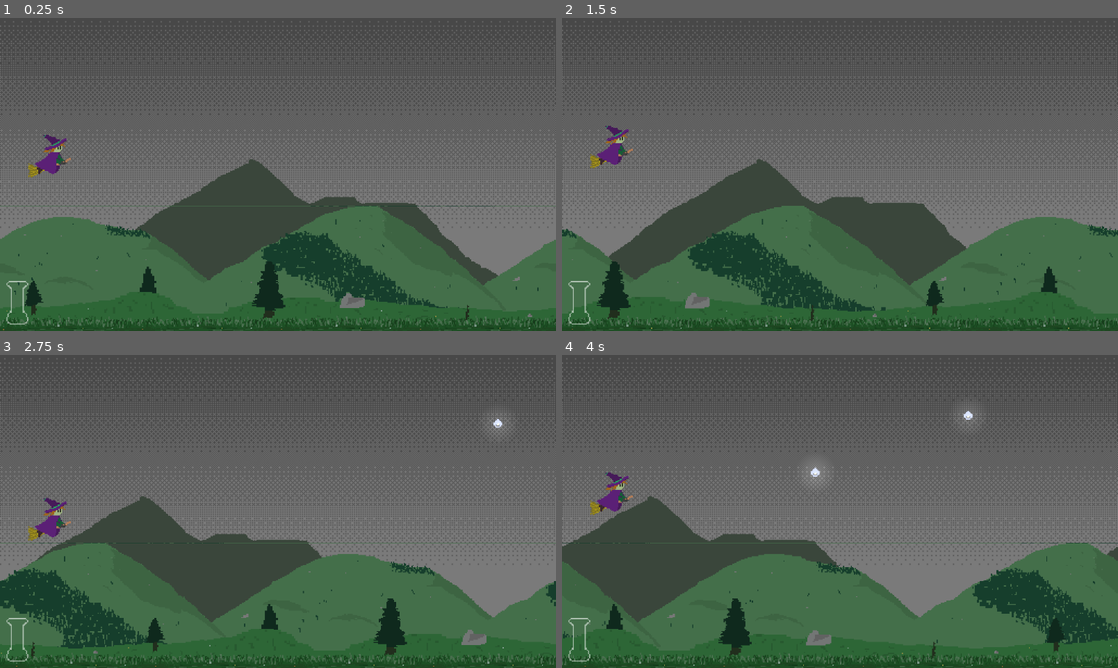
Above: before the commit, frames 1-4 (two rows, left to right).
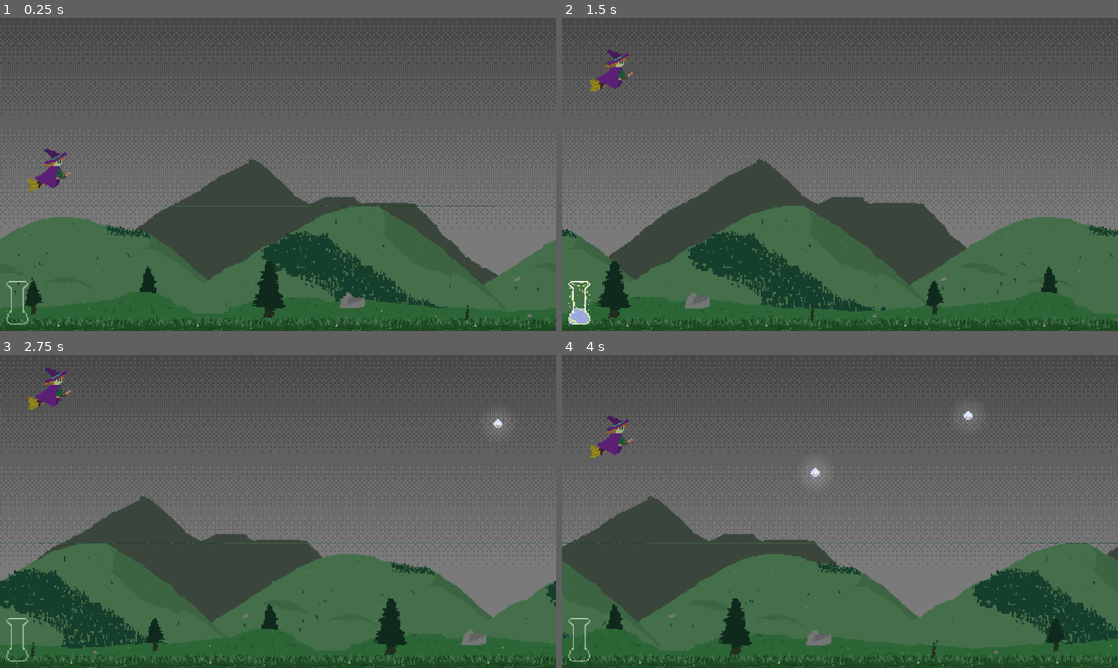
Above: after the commit, the same moments.

Repository: ClementRivaille/storm-witch
Game: Godot game, scene res://main.tscn
Two runs of this game, one before a commit and one after it. Both use one fixed random seed, a clock stepped at 60 frames per second and the inputs below.
Inputs:
- Up to frame 1 (0.25 s): no input
- Up to frame 2 (1.5 s): hold Up (up) 0.53-1.28 s; hold Space (jump) 0.53-1.28 s; hold Down (down) from 1.28 s (still down); tap Space (jump) at 1.35 s
- Up to frame 3 (2.75 s): tap Space (jump) at 1.52, 1.82 s; release Down (down) at 2.03 s; hold Up (up) from 2.03 s (still down); hold Space (jump) from 2.03 s (still down)
- Up to frame 4 (4 s): release Space (jump) at 2.78 s; tap Space (jump) at 2.85, 3.02, 3.32 s; release Up (up) at 3.53 s; hold Down (down) from 3.53 s (still down); hold Space (jump) from 3.53 s (still down)

The runs differ from the first frame. In frame 1, 0.7% of the frame differs, in the area x 5-13%, y 37-56%; in frame 2, 1.2%, in the area x 1-13%, y 10-98%; in frame 3, 0.9%; in frame 4, 0.9%.

Commit message:
feat(witch): rise up animation

Diff:
--- a/main.tscn
+++ b/main.tscn
@@ -1,13 +1,19 @@
-[gd_scene load_steps=13 format=3 uid="uid://dywdey6v3mhec"]
+[gd_scene load_steps=15 format=3 uid="uid://dywdey6v3mhec"]
 
 [ext_resource type="Texture2D" uid="uid://bhy4q7epwruwk" path="res://assets/textures/sky_1.png" id="1_vue8f"]
 [ext_resource type="Script" path="res://scripts/Main.gd" id="1_yku23"]
+[ext_resource type="Script" path="res://scripts/LevelConfiguration.gd" id="2_h4nbr"]
 [ext_resource type="Texture2D" uid="uid://cj61jf5juy1ur" path="res://assets/sprites/particles/rain-drop_1.png" id="3_1wp1n"]
 [ext_resource type="PackedScene" uid="uid://86bl1vogmj8a" path="res://scenes/bg_lvl1.tscn" id="3_4qb4u"]
 [ext_resource type="PackedScene" uid="uid://dv8twkwefv6ah" path="res://scenes/Witch.tscn" id="4_8ogh1"]
 [ext_resource type="PackedScene" uid="uid://ch6fxv74jneia" path="res://scenes/PearlDrop.tscn" id="6_3y7f5"]
 [ext_resource type="Script" path="res://scripts/PearlSpawner.gd" id="6_dhbuv"]
 [ext_resource type="PackedScene" uid="uid://vrgbl8wteowy" path="res://scenes/Flask.tscn" id="8_nrlv5"]
+
+[sub_resource type="Resource" id="Resource_0teo4"]
+script = ExtResource("2_h4nbr")
+background = NodePath("Background/Level1")
+sky = NodePath("Sky/Lvl1")
 
 [sub_resource type="Gradient" id="Gradient_2dxoe"]
 colors = PackedColorArray(1, 1, 1, 0.701961, 1, 1, 1, 1)
@@ -39,6 +45,7 @@
 texture_filter = 1
 texture_repeat = 2
 script = ExtResource("1_yku23")
+levels = Array[ExtResource("2_h4nbr")]([SubResource("Resource_0teo4"), null])
 
 [node name="DirectionalLight2D" type="DirectionalLight2D" parent="."]
 energy = 0.2
@@ -77,7 +84,9 @@
 [node name="Level1" parent="Background" instance=ExtResource("3_4qb4u")]
 
 [node name="Witch" parent="." instance=ExtResource("4_8ogh1")]
+position = Vector2(114, 350)
 scale = Vector2(1, 1)
+rise_y_threshold = 200.0
 
 [node name="Walls" type="StaticBody2D" parent="."]
 
--- a/scenes/Witch.tscn
+++ b/scenes/Witch.tscn
@@ -19,6 +19,9 @@
 deceleration_factor = 0.9
 lose_momentum = 0.015
 jump_strength = 1200.0
+rise_y_threshold = 300.0
+rise_y_end = 450.0
+rise_speed = 900.0
 
 [node name="Sprite" type="Sprite2D" parent="."]
 scale = Vector2(2.5, 2.5)
--- /dev/null
+++ b/scripts/LevelConfiguration.gd
@@ -0,0 +1,5 @@
+extends Resource
+class_name LevelConfiguration
+
+@export var background: NodePath
+@export var sky: NodePath
--- a/scripts/Main.gd
+++ b/scripts/Main.gd
@@ -2,6 +2,8 @@
 class_name Main
 
 @export var scroll_speed: float = 500
+
+@export var levels: Array[LevelConfiguration] = []
 
 @onready var pearl_spanwer: PearlSpawner = $PearlSpawner
 
--- a/scripts/Store.gd
+++ b/scripts/Store.gd
@@ -3,9 +3,9 @@
 
 @export var max_pearls := 10
 @export var jump_cost := 3
-@export var levelup_cost := 5
+@export var levelup_cost := 6
 
-var pearls := 0
+var pearls := 9
 
 signal pearls_updated(value: int)
 signal pearls_consumed
--- a/scripts/Witch.gd
+++ b/scripts/Witch.gd
@@ -12,11 +12,25 @@
 @export var jump_strength: float = 100.0
 
 const VELOCITY_FLOOR := 5.0
+const COLLISION_LAYER := 1
 
 @export var jump_time: float = 0.1
 @export var demage_time: float = 0.3
 
+@export var rise_y_threshold: float = 200.0
+@export var rise_y_limit: float = -50.0
+@export var rise_y_end: float = 500.0
+@export var rise_speed: float = 800.0
+
+enum AnimationState {
+  None,
+  Recentering,
+  ExitUp,
+  EnteringUp,
+}
+
 var locked := false
+var animation := AnimationState.None
 var momentum: float = 0.0
 
 @onready var lock: Timer = $Lock
@@ -25,25 +39,14 @@
 
 signal collect_pearl
 signal fall
-signal rise
+signal rise_start
+signal rise_stop
 
-func _physics_process(delta: float) -> void:
-  if is_on_wall() && !locked:
-    velocity.y = 0
-
-  # steer
-  var direction := Input.get_axis("up", "down")
-  if direction && !locked:
-    if direction > 0:
-      if absf(velocity.y) < max_speed:
-        velocity.y = velocity.y + acceleration
-    else:
-      velocity.y = maxf(velocity.y - acceleration - momentum_speed * momentum, - speed_up - max_speed * momentum)
-
-  if absf(velocity.y) > 0.0 && (!direction || locked):
-    velocity.y = velocity.y * deceleration_factor
-    if absf(velocity.y) < 0.0000001:
-      velocity.y = 0.0
+func _physics_process(_delta: float) -> void:
+  if animation == AnimationState.None:
+    steer_broom()
+  else:
+    rise_auto()
 
   # momentum
   var r_velocity := get_real_velocity()
@@ -57,19 +60,78 @@
 
   move_and_slide()
 
+func steer_broom():
+  if is_on_wall() && !locked:
+    velocity.y = 0
+
+  var direction := Input.get_axis("up", "down")
+  # Move with constrols
+  if direction && !locked:
+    if direction > 0:
+      # down
+      if absf(velocity.y) < max_speed:
+        velocity.y = velocity.y + acceleration
+    else:
+      # up
+      velocity.y = maxf(velocity.y - acceleration - momentum_speed * momentum, - speed_up - max_speed * momentum)
+
+  # Lose velocity when not moving
+  if absf(velocity.y) > 0.0 && (!direction || locked):
+    velocity.y = velocity.y * deceleration_factor
+    if absf(velocity.y) < 0.0000001:
+      velocity.y = 0.0
+
 func _input(event: InputEvent) -> void:
-  if event.is_action_pressed("jump") && !locked && store.can_jump():
-    locked = true
-    velocity.y = -jump_strength
-    store.jump()
+  if event.is_action_pressed("jump") && !locked:
+    if store.can_levelup():
+      start_rising()
 
-    lock.wait_time = jump_time
-    lock.start()
-    await lock.timeout
-    locked = false
+    elif store.can_jump():
+      jump()
 
+func jump():
+  locked = true
+  velocity.y = -jump_strength
+  store.jump()
+
+  lock.wait_time = jump_time
+  lock.start()
+  await lock.timeout
+  locked = false
+
+func start_rising():
+  rise_start.emit()
+  set_collision_mask_value(COLLISION_LAYER, false)
+
+  if (global_position.y < rise_y_threshold):
+    animation = AnimationState.Recentering
+  else:
+    animation = AnimationState.ExitUp
+
+func rise_auto():
+  var down = animation == AnimationState.Recentering
+  velocity.y = velocity.y + acceleration * (1 if down else -1)
+
+  if animation == AnimationState.Recentering:
+    if global_position.y >= rise_y_threshold:
+      animation = AnimationState.ExitUp
+  elif animation == AnimationState.ExitUp:
+    velocity.y = maxf(velocity.y, -rise_speed)
+    if global_position.y < rise_y_limit:
+      # warp down
+      position.y = get_viewport_rect().size.y - rise_y_limit
+      animation = AnimationState.EnteringUp
+  elif animation == AnimationState.EnteringUp:
+    velocity.y = maxf(velocity.y, -rise_speed)
+    if (global_position.y <= rise_y_end):
+      set_collision_mask_value(COLLISION_LAYER, true)
+      animation = AnimationState.None
+      rise_stop.emit()
 
 func on_collider_body_entered(body: Node2D) -> void:
+  if animation != AnimationState.None:
+    return
+
   if (body is PearlDrop):
     var pearl := body as PearlDrop
     pearl.on_collect()
